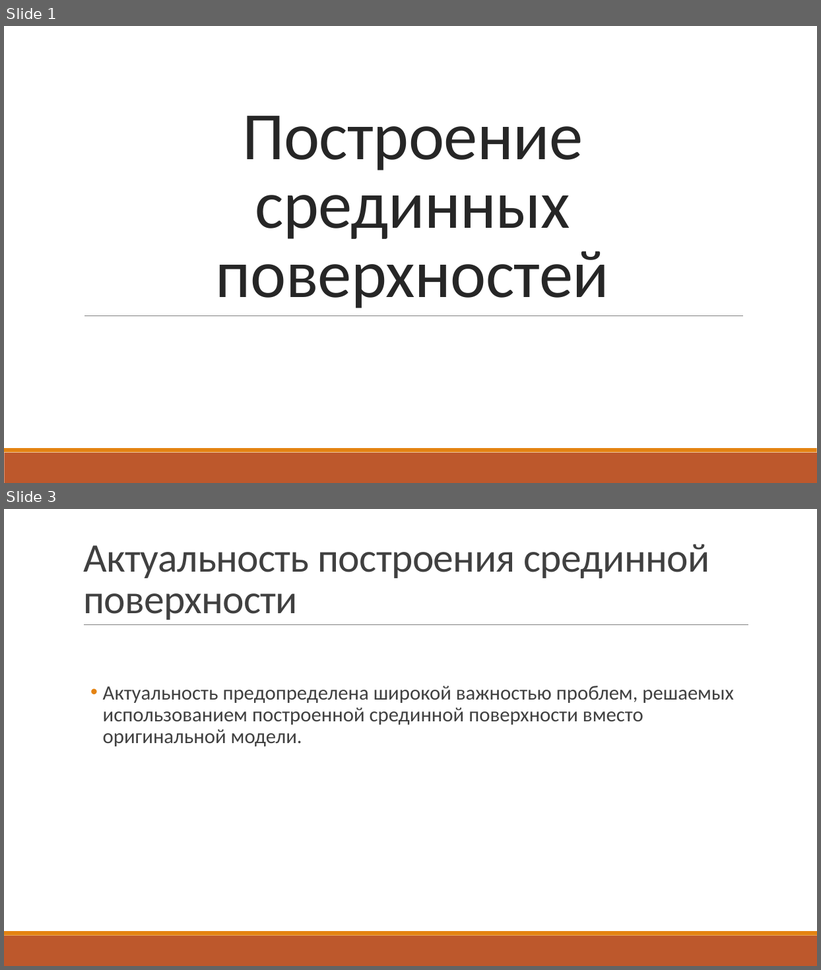
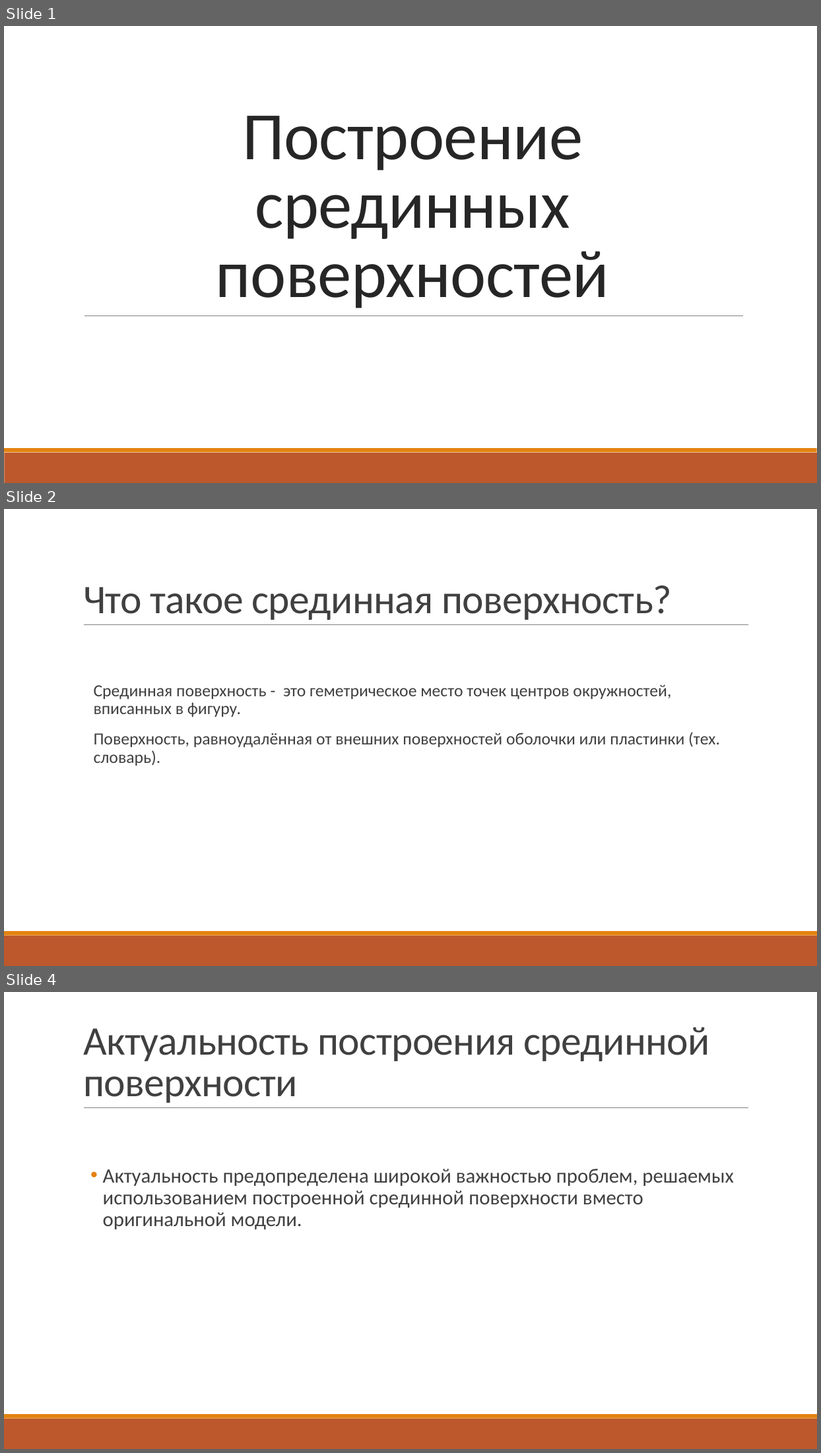
Before and after one commit to UNN-ITMM-AI381607m/middle-surface-proj, a slide deck: doc/publication/презентация.pptx. Shown one above the other, each under a label of ours: slides 1 and 3 before the commit, slides 1, 2 and 4 after it; the slides between them are not shown. The pictures are 821x970 and 821x1453 pixels, drawn with LibreOffice and Linux fonts; fonts in the diff are those of the drawing. Boxes give left, top, right and bottom in pixels: in the first picture for what was removed or moved away, otherwise in the second. Text is boxed around its words. In the diff, an @@ line names an element or a change of style, - is before the commit and + after.

```diff
--- a/doc/publication/презентация.pptx
+++ b/doc/publication/презентация.pptx
@@ slide 2 added at [4,509,817,966], background #FFFFFF; not listed: 3 template elements that a slide beside it also shows @@
@@ title added at [83,586,672,620], 48 pt, text #404040 @@
+Что такое срединная поверхность?
@@ text added at [94,685,720,766], 20 pt, text #404040 @@
+  Срединная поверхность - это геметрическое место точек центров окружностей, вписанных в фигуру.
+  Поверхность, равноудалённая от внешних поверхностей оболочки или пластинки (тех. словарь).
@@ what was slide 3 is now slide 4 @@
```
Also in this commit, not shown: 4 slides changed, 2 other slides added.
